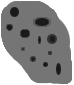
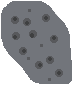
Layered file, before and after one edit (74x85). Changes by layer:
painted on "Layer 2" over [1, 1, 72, 84]
